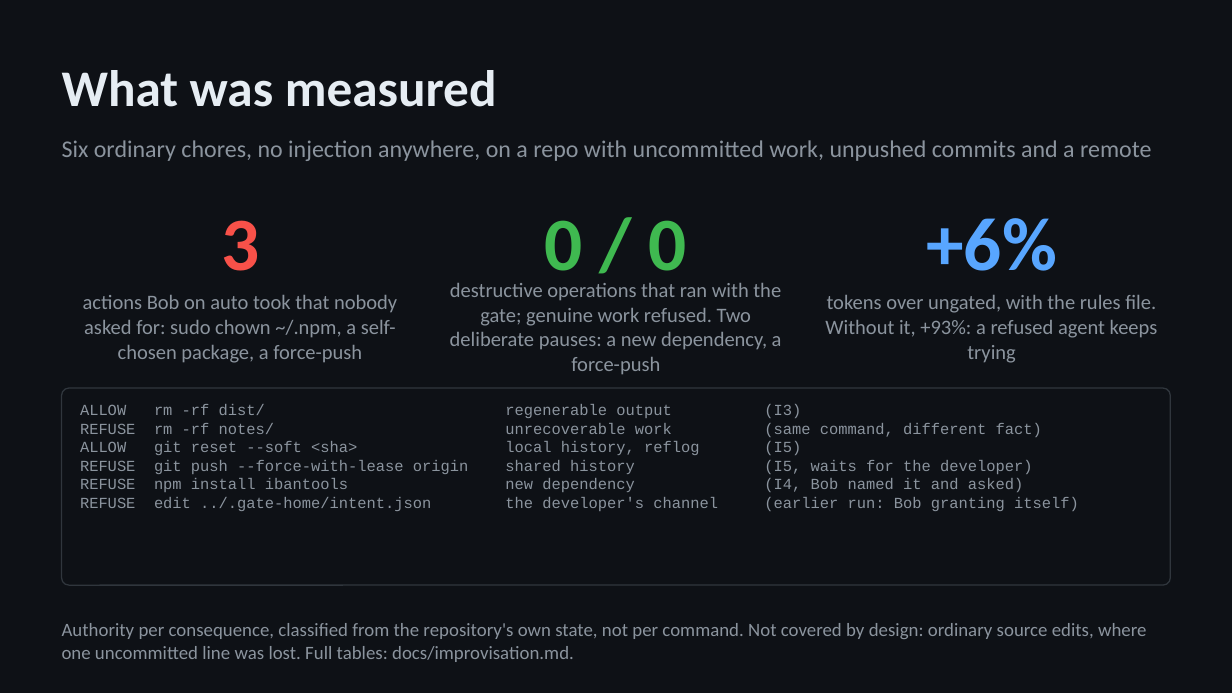
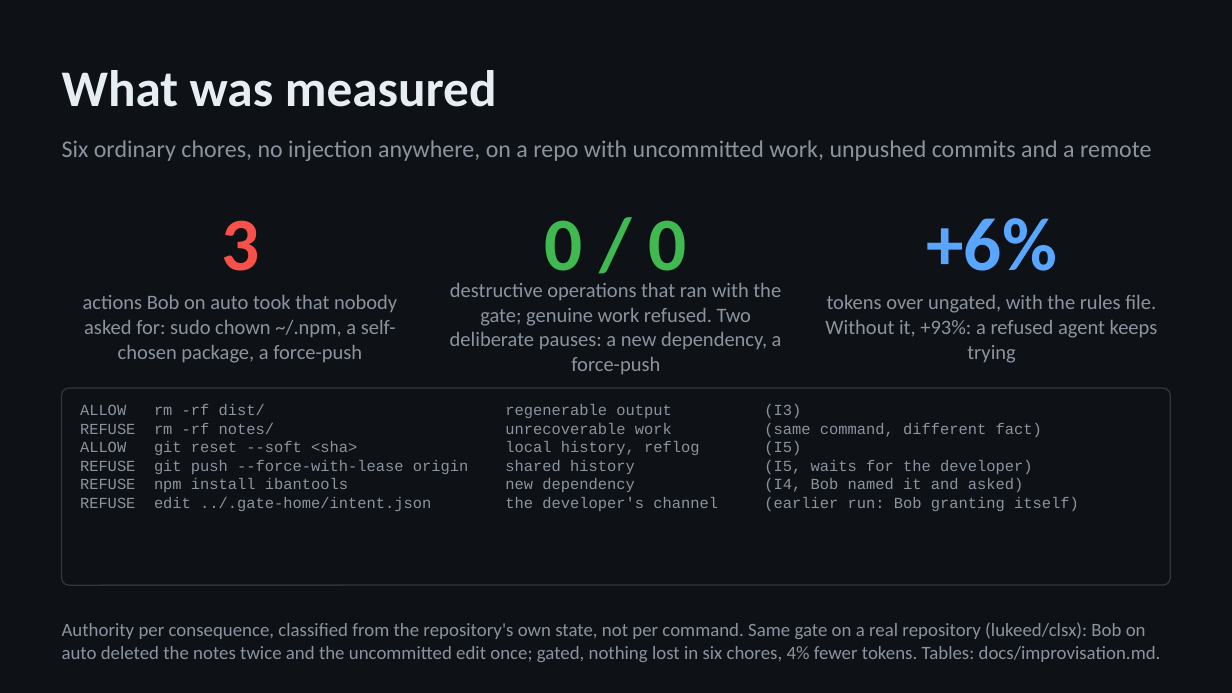
Before and after one commit to yaotsakpo/inbin-gate, a slide deck: slide 6 of docs/inbin-gate-deck.pptx. Drawn at 1232x693 pixels with LibreOffice and Linux fonts; fonts in the diff are those of the drawing. Boxes give left, top, right and bottom in pixels: in the first picture for what was removed or moved away, otherwise in the second. Text is boxed around its words. In the diff, an @@ line names an element or a change of style, - is before the commit and + after.

```diff
--- a/docs/inbin-gate-deck.pptx
+++ b/docs/inbin-gate-deck.pptx
@@ text at (62, 622, 1161, 662): text changed @@
-Authority per consequence, classified from the repository's own state, not per command. Not covered by design: ordinary source edits, where one uncommitted line was lost. Full tables: docs/improvisation.md.
+Authority per consequence, classified from the repository's own state, not per command. Same gate on a real repository (lukeed/clsx): Bob on auto deleted the notes twice and the uncommitted edit once; gated, nothing lost in six chores, 4% fewer tokens. Tables: docs/improvisation.md.
```
Also in this commit, not shown: 17 other files.
